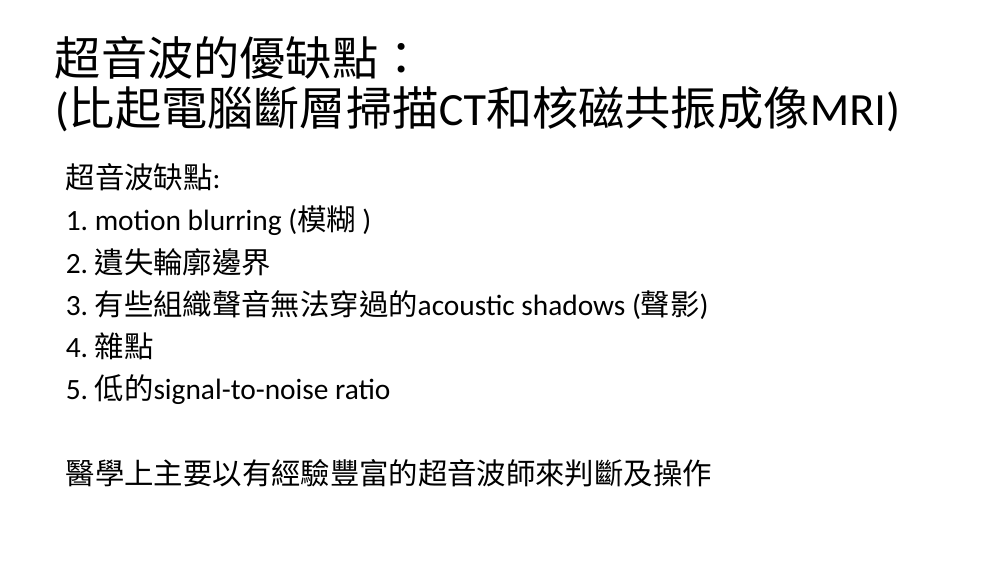
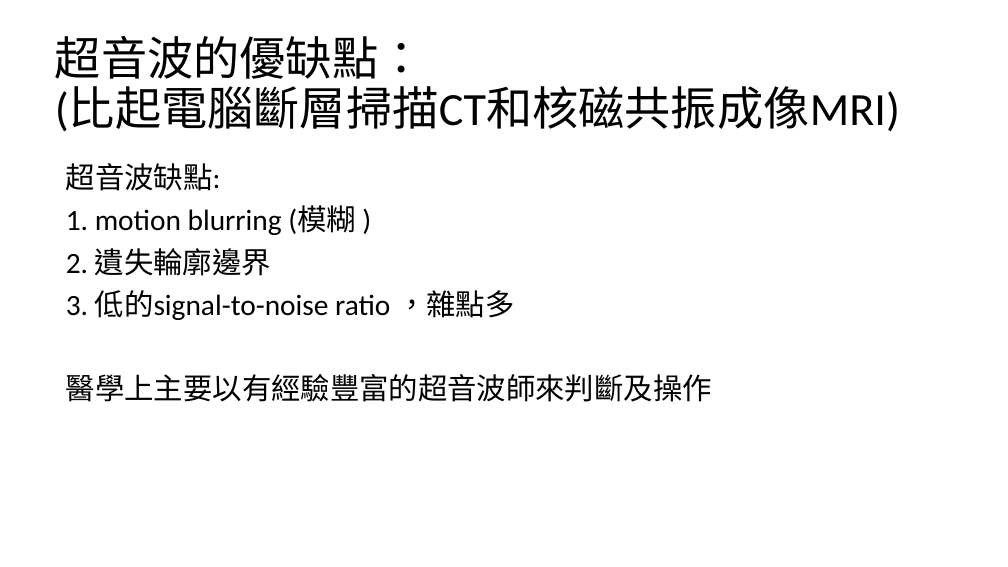
Before and after one commit to qaz52605260/Measurment, a slide deck: slide 4 of Fetal Ultrasound Image Segmentation for Measuring Biometric Parameters.pptx. Drawn at 1008x567 pixels with LibreOffice and Linux fonts; fonts in the diff are those of the drawing. Boxes give left, top, right and bottom in pixels: in the first picture for what was removed or moved away, otherwise in the second. Text is boxed around its words. In the diff, an @@ line names an element or a change of style, - is before the commit and + after.

```diff
--- a/Fetal Ultrasound Image Segmentation for Measuring Biometric Parameters.pptx
+++ b/Fetal Ultrasound Image Segmentation for Measuring Biometric Parameters.pptx
@@ text at box(66, 290, 514, 320): text changed @@
-3. 有些組織聲音無法穿過的acoustic shadows (聲影)
-4. 雜點
-5. 低的signal-to-noise ratio
+3. 低的signal-to-noise ratio ，雜點多
```
Also in this commit, not shown: 1 other slide changed.
